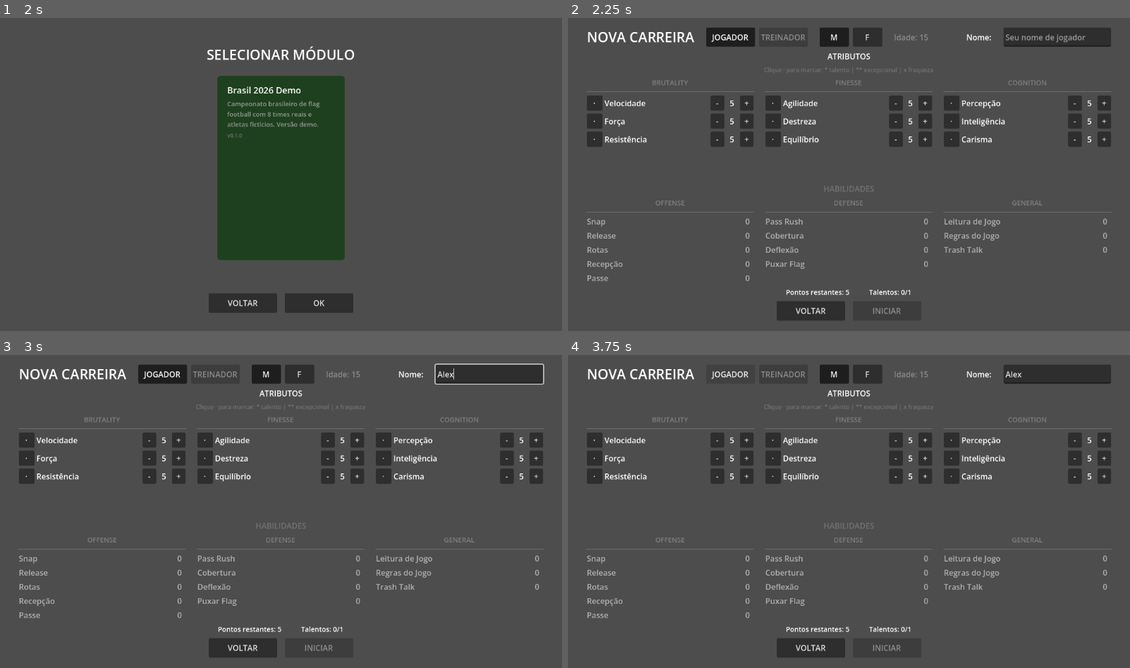
Above: before the commit, frames 1-4 (two rows, left to right).
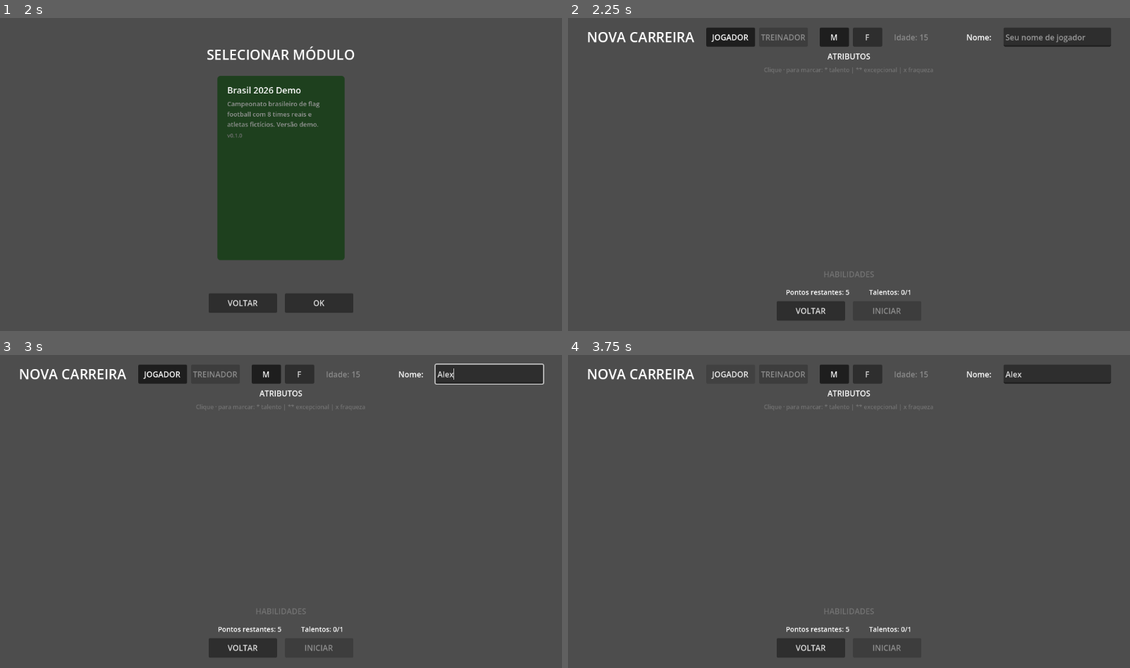
Above: after the commit, the same moments.

Repository: Slaxis/FlagFootballManager
Game: Godot game, scene res://engine/game/game.tscn
The game is run twice, just before and just after one commit, with the same random seed, the same clock (stepped at 60 frames per second) and the same inputs.
Inputs (mouse positions are in pixels of both pictures, inside the frame that each line leads up to):
- Up to frame 1 (2 s): click "INICIAR" at 0.5 s; click (281, 168) at 1.25 s
- Up to frame 2 (2.25 s): click "OK" at 2 s
- Up to frame 3 (3 s): click (488, 373) at 2.77 s; type "Alex" at 2.85 s
- Up to frame 4 (3.75 s): click "JOGADOR" at 3.5 s

Frame 1 is identical in both runs. In frame 2, 5.4% of the frame differs, in the area x 3-97%, y 19-85%; in frame 3, 5.4%; in frame 4, 5.4%.
Error after the commit: Invalid call 'String' constructor: offense (res://game/defs/skill.gd:31)

Commit message:
fix: i18n group labels, layout cleanup, column headers separated
- Stat/skill group labels now i18n: BRUTALIDADE, FINESSE, COGNICAO,
  ATAQUE, DEFESA, GERAL (PT) / BRUTALITY, FINESSE, COGNITION,
  OFFENSE, DEFENSE, GENERAL (EN)
- Column header: label stays fixed above, dropdown is separate (---)
- >> WEEK and CLEAR moved to toolbar row next to title (small buttons)
- Removed ScrollContainer wrapper (no longer needed)
- Cutscene already has SKIP button (PULAR/SKIP) on the left

Co-Authored-By: Claude Opus 4.6 (1M context) <noreply@anthropic.com>

Diff:
--- a/game/defs/skill.json
+++ b/game/defs/skill.json
@@ -2,7 +2,7 @@
   "groups": [
     {
       "id": "offense",
-      "label": "OFFENSE",
+      "label": {"pt": "ATAQUE", "en": "OFFENSE"},
       "stats": [
         {"id": "snap",          "name": {"pt": "Snap",           "en": "Snap"},          "desc": {"pt": "Precisão e velocidade do snap, depois entra na rota", "en": "Center snap accuracy and speed, then get into the route"}},
         {"id": "release",       "name": {"pt": "Release",        "en": "Release"},       "desc": {"pt": "Sair limpo da linha driblando a marcação", "en": "Beat press coverage off the line, get into the route clean"}},
@@ -13,7 +13,7 @@
     },
     {
       "id": "defense",
-      "label": "DEFENSE",
+      "label": {"pt": "DEFESA", "en": "DEFENSE"},
       "stats": [
         {"id": "pass_rush",    "name": {"pt": "Pass Rush",    "en": "Pass Rush"},    "desc": {"pt": "Movimentos de rush, timing, contenção", "en": "Rush moves, timing the count, contain"}},
         {"id": "coverage",     "name": {"pt": "Cobertura",    "en": "Coverage"},     "desc": {"pt": "Técnica man-to-man, drops em zona", "en": "Man technique, zone drops, hip turns"}},
@@ -23,7 +23,7 @@
     },
     {
       "id": "general",
-      "label": "GENERAL",
+      "label": {"pt": "GERAL", "en": "GENERAL"},
       "stats": [
         {"id": "play_reading", "name": {"pt": "Leitura de Jogo", "en": "Play Reading"},  "desc": {"pt": "Leitura pré-snap, reconhecer formações", "en": "Pre-snap reads, recognize formations and audibles"}},
         {"id": "game_rules",   "name": {"pt": "Regras do Jogo",  "en": "Game Rules"},    "desc": {"pt": "Conhecer o regulamento, argumentar com árbitros", "en": "Know the rulebook, argue calls, work the refs"}},
--- a/game/defs/stat.json
+++ b/game/defs/stat.json
@@ -2,7 +2,7 @@
   "groups": [
     {
       "id": "brutality",
-      "label": "BRUTALITY",
+      "label": {"pt": "BRUTALIDADE", "en": "BRUTALITY"},
       "base": 5,
       "stats": [
         {"id": "speed",    "name": {"pt": "Velocidade",  "en": "Speed"},    "desc": {"pt": "Velocidade máxima em campo aberto", "en": "Top speed in the open field"}},
@@ -12,7 +12,7 @@
     },
     {
       "id": "finesse",
-      "label": "FINESSE",
+      "label": {"pt": "FINESSE", "en": "FINESSE"},
       "base": 5,
       "stats": [
         {"id": "agility",   "name": {"pt": "Agilidade",  "en": "Agility"},   "desc": {"pt": "Aceleração, desaceleração, mudança de direção", "en": "Acceleration, deceleration, direction changes"}},
@@ -22,7 +22,7 @@
     },
     {
       "id": "cognition",
-      "label": "COGNITION",
+      "label": {"pt": "COGNICAO", "en": "COGNITION"},
       "base": 5,
       "stats": [
         {"id": "perception",   "name": {"pt": "Percepção",    "en": "Perception"},   "desc": {"pt": "Visão de campo — achar o receiver aberto, ler cobertura", "en": "Field awareness — find the open man, read zone coverage"}},
--- a/game/modules/brasil_2026/ui/player_creation/player_creation.gd
+++ b/game/modules/brasil_2026/ui/player_creation/player_creation.gd
@@ -154,7 +154,7 @@
 		column.add_theme_constant_override("separation", 6)
 
 		var header: Label = Label.new()
-		header.text = group["label"]
+		header.text = I18n.text(group["label"])
 		header.add_theme_font_size_override("font_size", 14)
 		header.add_theme_color_override("font_color", COLOR_GROUP)
 		header.horizontal_alignment = HORIZONTAL_ALIGNMENT_CENTER
@@ -219,7 +219,7 @@
 		column.add_theme_constant_override("separation", 6)
 
 		var header: Label = Label.new()
-		header.text = group["label"]
+		header.text = I18n.text(group["label"])
 		header.add_theme_font_size_override("font_size", 14)
 		header.add_theme_color_override("font_color", COLOR_GROUP)
 		header.horizontal_alignment = HORIZONTAL_ALIGNMENT_CENTER
--- a/game/modules/brasil_2026/ui/player_home/player_home.gd
+++ b/game/modules/brasil_2026/ui/player_home/player_home.gd
@@ -80,10 +80,10 @@
 @onready var week_label: Label = $Margin/VBox/TopBar/WeekLabel
 @onready var player_label: Label = $Margin/VBox/TopBar/PlayerLabel
 
-@onready var plan_header: Label = $Margin/VBox/Content/LeftPanel/PlanHeader
-@onready var grid_container: GridContainer = $Margin/VBox/Content/LeftPanel/GridScroll/WeekGrid
-@onready var btn_next_week: Button = $Margin/VBox/Content/LeftPanel/ButtonRow/BtnNextWeek
-@onready var btn_clear: Button = $Margin/VBox/Content/LeftPanel/ButtonRow/BtnClear
+@onready var plan_header: Label = $Margin/VBox/Content/LeftPanel/ToolRow/PlanHeader
+@onready var grid_container: GridContainer = $Margin/VBox/Content/LeftPanel/WeekGrid
+@onready var btn_next_week: Button = $Margin/VBox/Content/LeftPanel/ToolRow/BtnNextWeek
+@onready var btn_clear: Button = $Margin/VBox/Content/LeftPanel/ToolRow/BtnClear
 
 @onready var room_header: Label = $Margin/VBox/Content/RightPanel/RoomHeader
 @onready var room_panel: VBoxContainer = $Margin/VBox/Content/RightPanel/Room
@@ -111,9 +111,9 @@
 
 func _update_text() -> void:
 	plan_header.text = I18n.text(T_PLAN)
-	btn_next_week.text = I18n.text(T_NEXT_WEEK)
+	btn_next_week.text = ">>"
 	btn_next_week.tooltip_text = I18n.text(T_TIP_WEEK)
-	btn_clear.text = I18n.text(T_CLEAR)
+	btn_clear.text = "X"
 	btn_clear.tooltip_text = I18n.text(T_TIP_CLEAR)
 	room_header.text = I18n.text(T_ROOM)
 	vitals_header.text = I18n.text(T_VITALS)
@@ -143,23 +143,33 @@
 	corner.custom_minimum_size = Vector2(36, 0)
 	grid_container.add_child(corner)
 
-	# Column header dropdowns (one per slot)
+	# Column headers: Label on top, OptionButton below for "fill all"
 	for slot_id: String in SLOTS:
+		var col_box: VBoxContainer = VBoxContainer.new()
+		col_box.add_theme_constant_override("separation", 1)
+
+		var label: Label = Label.new()
+		label.text = I18n.text(SLOT_LABELS[slot_id])
+		label.horizontal_alignment = HORIZONTAL_ALIGNMENT_CENTER
+		label.add_theme_font_size_override("font_size", 11)
+		col_box.add_child(label)
+
 		var col_select: OptionButton = OptionButton.new()
-		col_select.add_theme_font_size_override("font_size", 10)
-		col_select.custom_minimum_size = Vector2(0, 24)
-		col_select.size_flags_horizontal = Control.SIZE_EXPAND_FILL
+		col_select.add_theme_font_size_override("font_size", 9)
+		col_select.custom_minimum_size = Vector2(0, 22)
 		var available: Array[Dictionary] = _activity_def.list_for_slot(slot_id)
 		_column_activities[slot_id] = available
-		col_select.add_item(I18n.text(SLOT_LABELS[slot_id]))  # index 0 = label/empty
+		col_select.add_item("---")
 		for act: Dictionary in available:
 			col_select.add_item(I18n.text(act.get("name", "?")))
 		col_select.selected = 0
 		col_select.item_selected.connect(_on_column_changed.bind(slot_id))
 		_column_selects[slot_id] = col_select
-		grid_container.add_child(col_select)
-
-	# Play columns header
+		col_box.add_child(col_select)
+
+		grid_container.add_child(col_box)
+
+	# Play columns header (empty spacers)
 	var ph: Label = Label.new()
 	ph.text = ""
 	ph.custom_minimum_size = Vector2(28, 0)
--- a/game/modules/brasil_2026/ui/player_home/player_home.tscn
+++ b/game/modules/brasil_2026/ui/player_home/player_home.tscn
@@ -68,37 +68,36 @@
 layout_mode = 2
 size_flags_horizontal = 3
 size_flags_stretch_ratio = 3.0
-theme_override_constants/separation = 6
+theme_override_constants/separation = 4
 
-[node name="PlanHeader" type="Label" parent="Margin/VBox/Content/LeftPanel"]
+[node name="ToolRow" type="HBoxContainer" parent="Margin/VBox/Content/LeftPanel"]
+layout_mode = 2
+theme_override_constants/separation = 8
+
+[node name="PlanHeader" type="Label" parent="Margin/VBox/Content/LeftPanel/ToolRow"]
 layout_mode = 2
 theme_override_font_sizes/font_size = 14
 text = "PLAN YOUR WEEK"
 
-[node name="GridScroll" type="ScrollContainer" parent="Margin/VBox/Content/LeftPanel"]
+[node name="ToolSpacer" type="Control" parent="Margin/VBox/Content/LeftPanel/ToolRow"]
+layout_mode = 2
+size_flags_horizontal = 3
+
+[node name="BtnNextWeek" type="Button" parent="Margin/VBox/Content/LeftPanel/ToolRow"]
+layout_mode = 2
+custom_minimum_size = Vector2(28, 28)
+text = ">>"
+
+[node name="BtnClear" type="Button" parent="Margin/VBox/Content/LeftPanel/ToolRow"]
+layout_mode = 2
+custom_minimum_size = Vector2(28, 28)
+text = "X"
+
+[node name="WeekGrid" type="GridContainer" parent="Margin/VBox/Content/LeftPanel"]
 layout_mode = 2
 size_flags_vertical = 3
-horizontal_scroll_mode = 2
-
-[node name="WeekGrid" type="GridContainer" parent="Margin/VBox/Content/LeftPanel/GridScroll"]
-layout_mode = 2
 theme_override_constants/h_separation = 2
 theme_override_constants/v_separation = 2
-
-[node name="ButtonRow" type="HBoxContainer" parent="Margin/VBox/Content/LeftPanel"]
-layout_mode = 2
-theme_override_constants/separation = 8
-
-[node name="BtnNextWeek" type="Button" parent="Margin/VBox/Content/LeftPanel/ButtonRow"]
-layout_mode = 2
-size_flags_horizontal = 3
-custom_minimum_size = Vector2(0, 36)
-text = "NEXT WEEK"
-
-[node name="BtnClear" type="Button" parent="Margin/VBox/Content/LeftPanel/ButtonRow"]
-layout_mode = 2
-custom_minimum_size = Vector2(80, 36)
-text = "CLEAR"
 
 [node name="Sep" type="VSeparator" parent="Margin/VBox/Content"]
 layout_mode = 2
